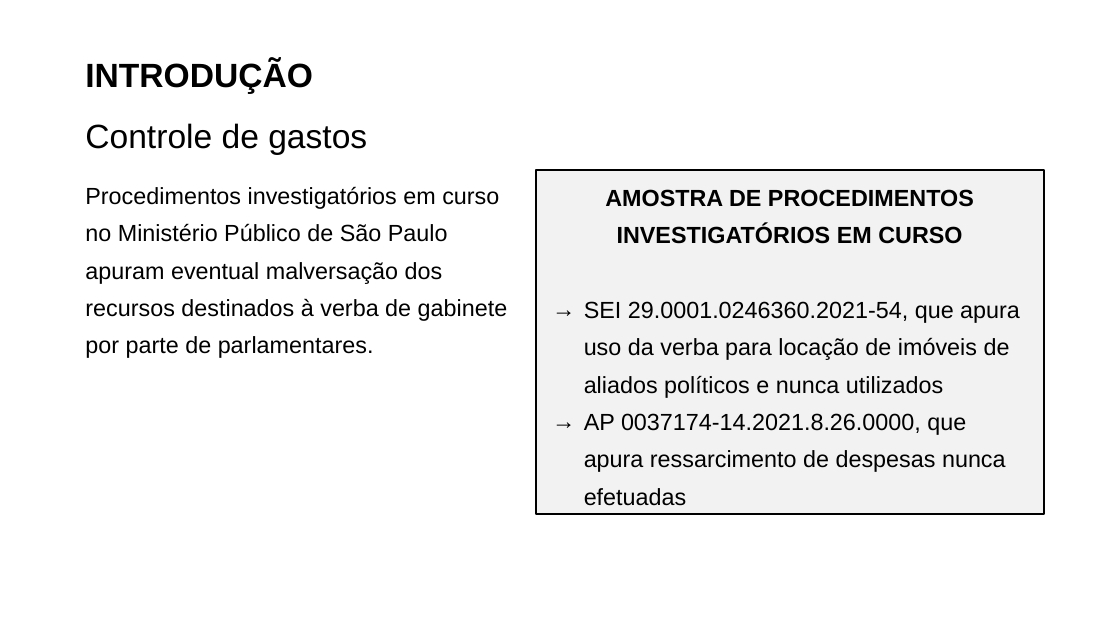
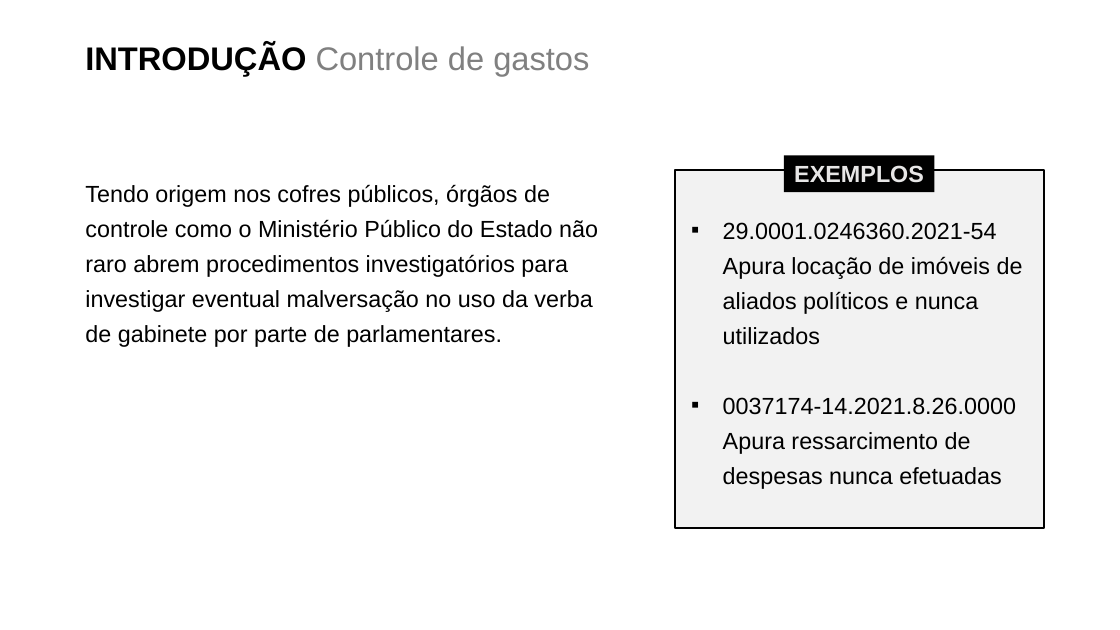
Before and after one commit to rodolfo-viana/mba_esalq, a slide deck: slide 3 of prd/WIP_apresentacao.pptx. Drawn at 1120x630 pixels with LibreOffice and Linux fonts; fonts in the diff are those of the drawing; background and template pictures are left out. Boxes give left, top, right and bottom in pixels: in the first picture for what was removed or moved away, otherwise in the second. Text is boxed around its words. In the diff, an @@ line names an element or a change of style, - is before the commit and + after.

Commit message:
Fixed typo; updated presentation

```diff
--- a/prd/WIP_apresentacao.pptx
+++ b/prd/WIP_apresentacao.pptx
@@ title "INTRODUÇÃO Controle de gastos" at bbox=[85, 44, 589, 76]: size 28.8 to 28 pt; text colour #000000 to #808080 in "Controle de gastos"; line spacing 1.5 to 1; vertical alignment middle to top @@
@@ rectangle "29.0001.0246360.2021-54 Apura locação de imóveis ...": place and size @@
-rectangle "29.0001.0246360.2021-54 Apura locação de imóveis ..." at bbox=[536, 170, 1044, 514]
+rectangle "29.0001.0246360.2021-54 Apura locação de imóveis ..." at bbox=[675, 170, 1044, 528]
@@ rectangle added at bbox=[784, 155, 934, 192], fill #000000, 20 pt, text #E7E6E6, bold @@
+EXEMPLOS
@@ text at bbox=[85, 184, 598, 347]: text changed @@
-Procedimentos investigatórios em curso no Ministério Público de São Paulo apuram eventual malversação dos recursos destinados à verba de gabinete por parte de parlamentares.
+Tendo origem nos cofres públicos, órgãos de controle como o Ministério Público do Estado não raro abrem procedimentos investigatórios para investigar eventual malversação no uso da verba de gabinete por parte de parlamentares.
@@ text in rectangle at bbox=[723, 222, 1023, 489]: text changed @@
-AMOSTRA DE PROCEDIMENTOS INVESTIGATÓRIOS EM CURSO
-→ SEI 29.0001.0246360.2021-54, que apura uso da verba para locação de imóveis de aliados políticos e nunca utilizados
-→ AP 0037174-14.2021.8.26.0000, que apura ressarcimento de despesas nunca efetuadas
+▪ 29.0001.0246360.2021-54 Apura locação de imóveis de aliados políticos e nunca utilizados
+▪ 0037174-14.2021.8.26.0000 Apura ressarcimento de despesas nunca efetuadas
```
Also in this commit, not shown: 7 other slides changed, 5 slides added, 2 other files.
